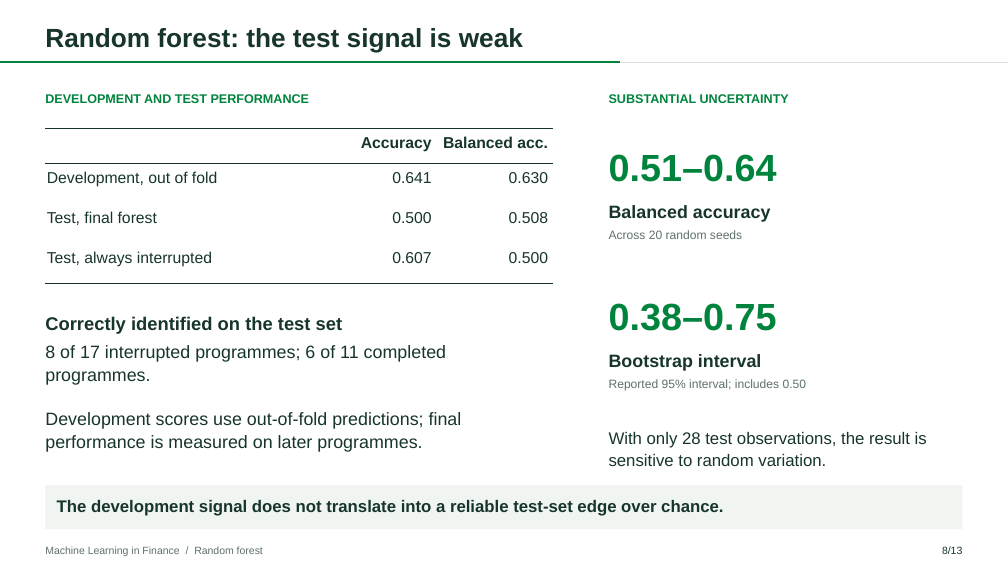
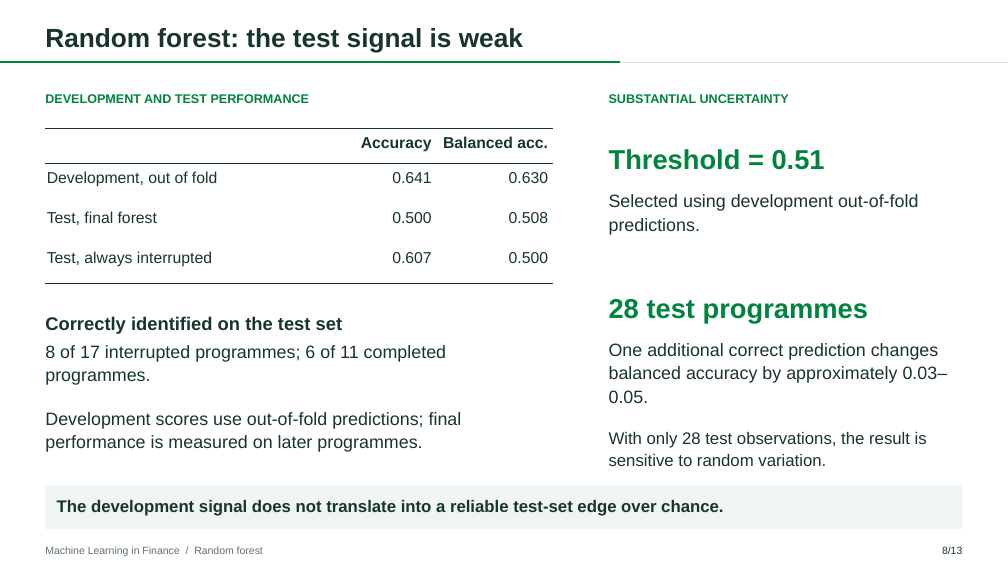
Before and after one commit to Mclement197/Machine-learning-in-finance, a slide deck: slide 9 of Presentation/presentation.pptx. Drawn at 1008x567 pixels with LibreOffice and Linux fonts; fonts in the diff are those of the drawing. Boxes give left, top, right and bottom in pixels: in the first picture for what was removed or moved away, otherwise in the second. Text is boxed around its words. In the diff, an @@ line names an element or a change of style, - is before the commit and + after.

```diff
--- a/Presentation/presentation.pptx
+++ b/Presentation/presentation.pptx
@@ text at (609, 149, 825, 170): text changed; size 36 to 26 pt @@
-0.51–0.64
+Threshold = 0.51
@@ text at (609, 194, 918, 235): text changed; bold off @@
-Balanced accuracy
+Selected using development out-of-fold predictions.
@@ text at (609, 299, 868, 323): text changed; size 11.5 to 26 pt; text colour #60716B to #00843D; bold on @@
-Across 20 random seeds
+28 test programmes
@@ text at (609, 343, 948, 403): text changed; size 36 to 17 pt; text colour #00843D to #17352D; bold off @@
-0.38–0.75
+One additional correct prediction changes balanced accuracy by approximately 0.03–0.05.
@@ text removed at (609, 354, 762, 371) @@
-Bootstrap interval
@@ text removed at (609, 379, 807, 391) @@
-Reported 95% interval; includes 0.50
```
Also in this commit, not shown: 2 other slides changed, 2 other files.
